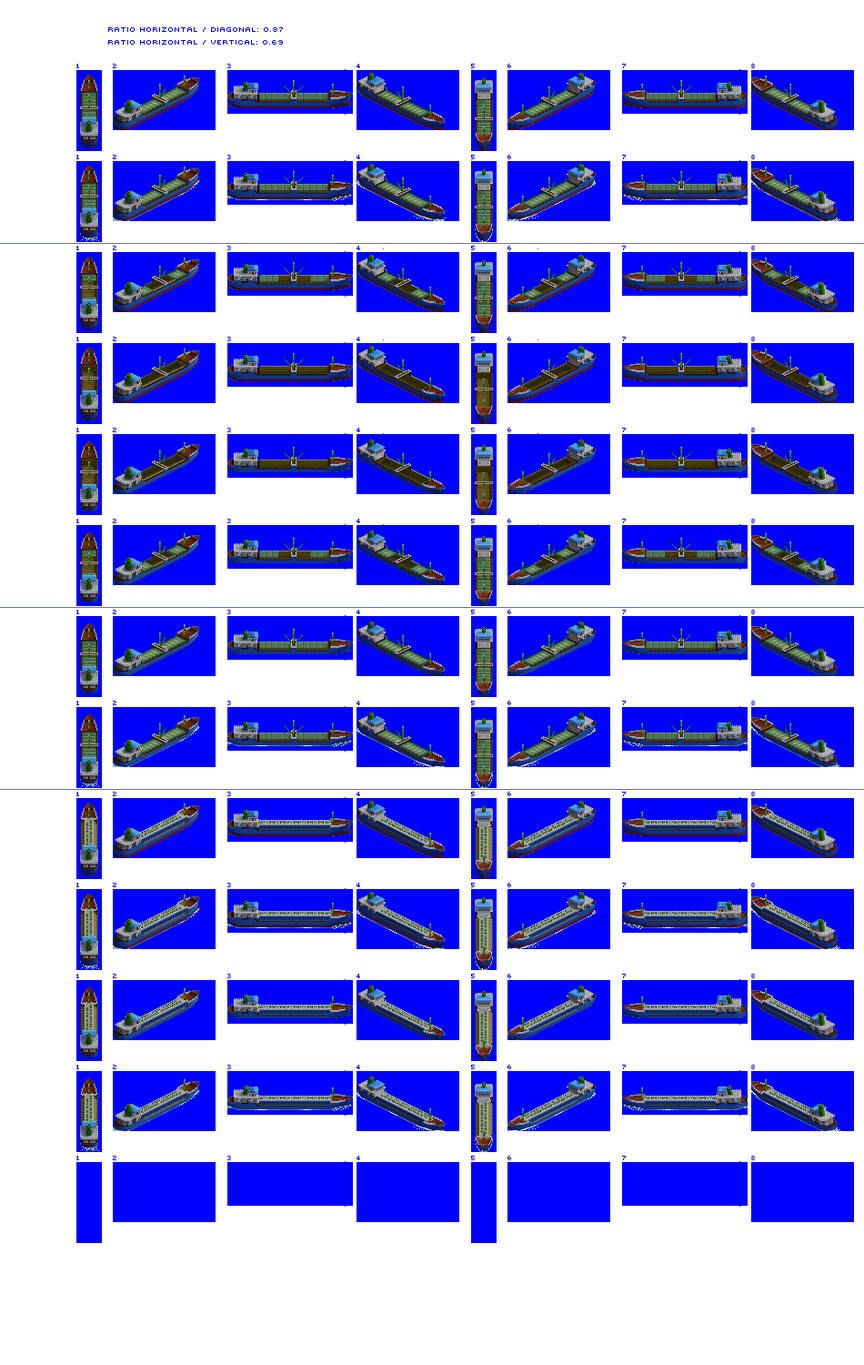
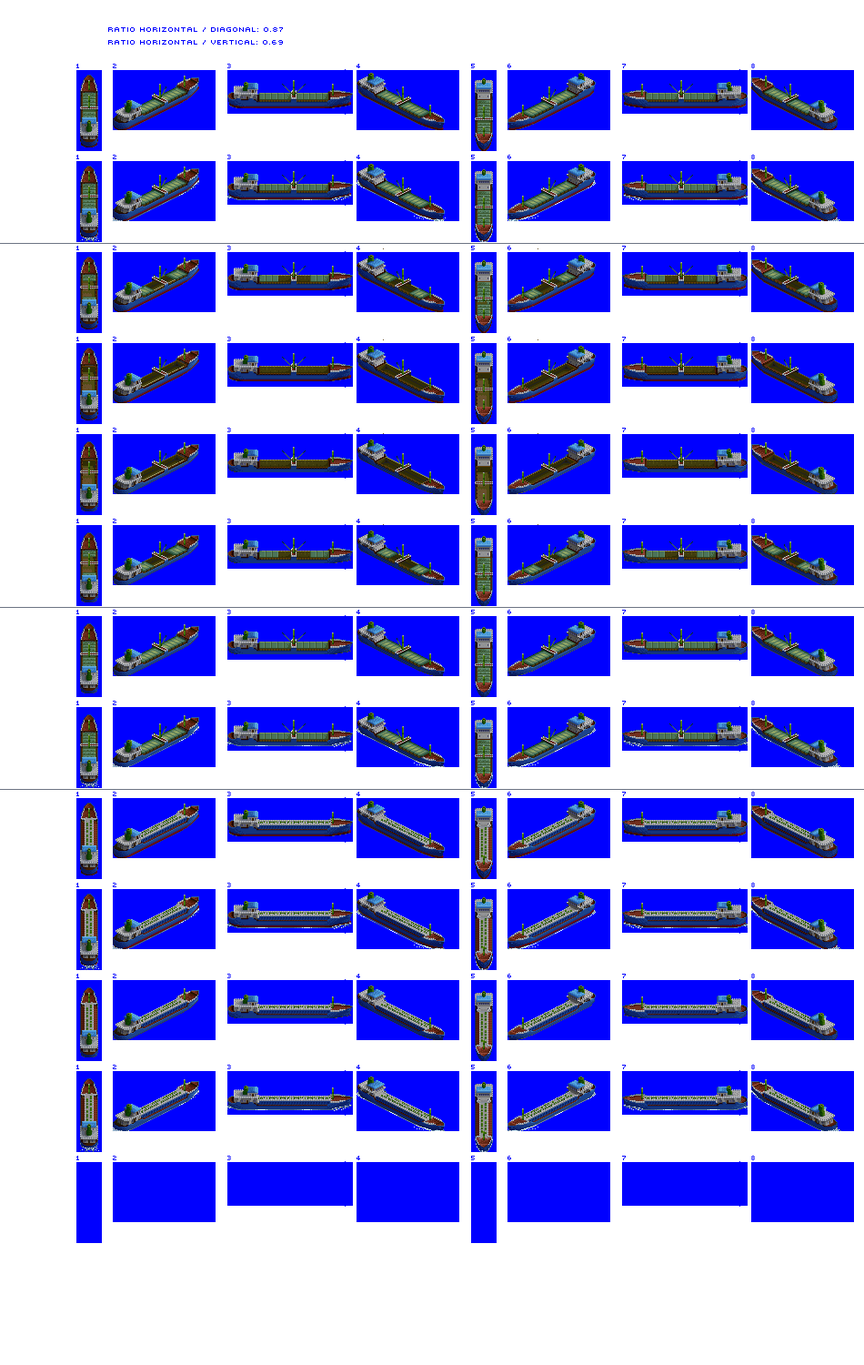
Comparing the layer stacks of the two 864 × 1365 images. Changes:
painted on "tanker" over [80,811,808,1139]
